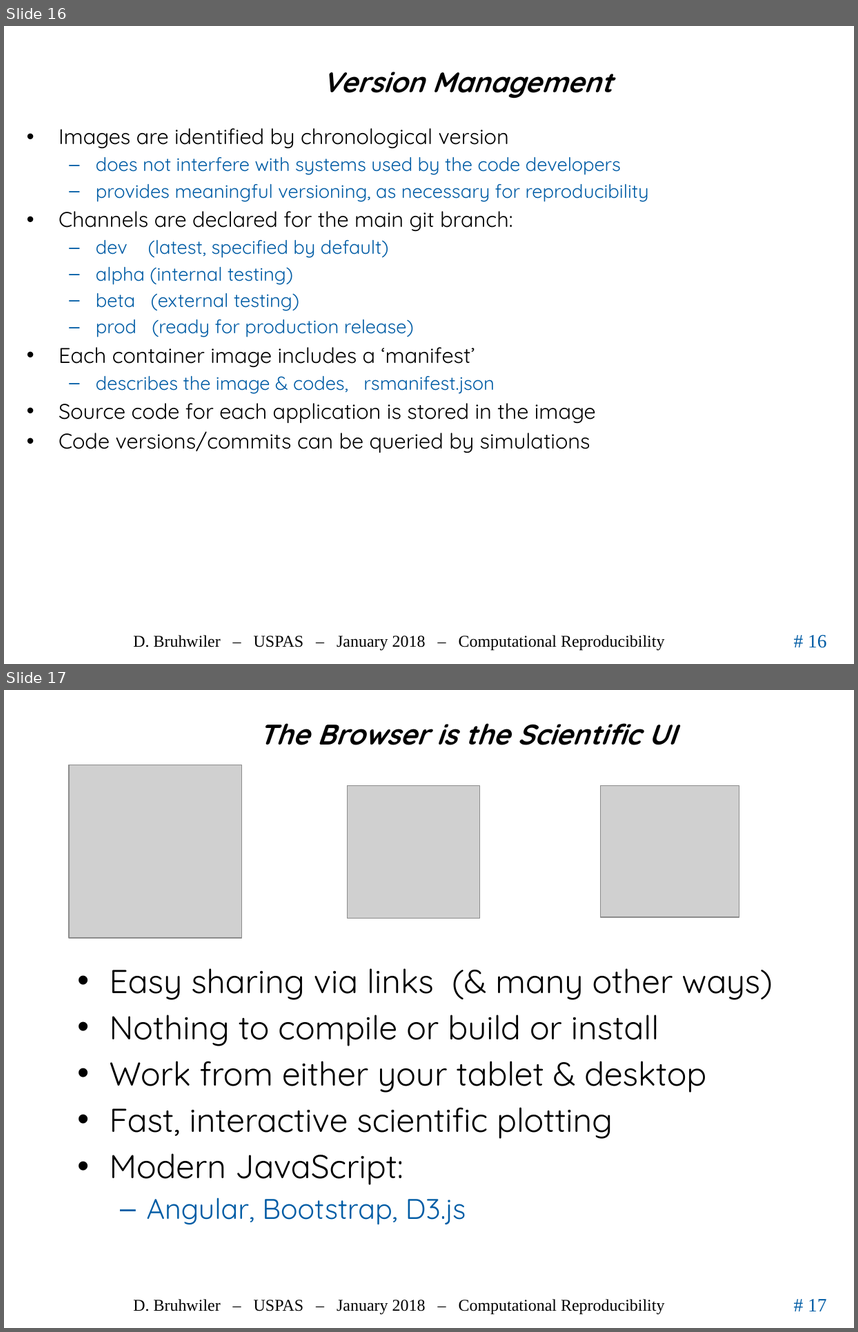
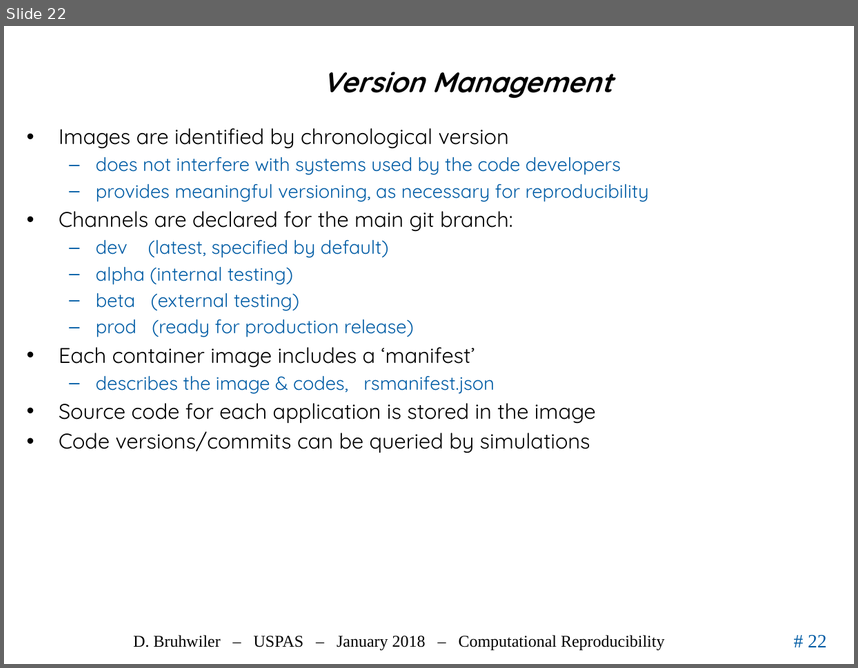
Before and after one commit to uspas/simbeamplasma18, a slide deck: computational_reproducibility/lecture/2018_ComputationalReproducibility_Bruhwiler_USPAS.pptx. Shown one above the other, each under a label of ours: slides 16 and 17 before the commit, slide 22 after it. The pictures are 858x1332 and 858x668 pixels, drawn with LibreOffice and Linux fonts; fonts in the diff are those of the drawing; grey boxes stand for pictures; background and template pictures are left out. Boxes give left, top, right and bottom in pixels: in the first picture for what was removed or moved away, otherwise in the second. Text is boxed around its words. In the diff, an @@ line names an element or a change of style, - is before the commit and + after.

```diff
--- a/computational_reproducibility/lecture/2018_ComputationalReproducibility_Bruhwiler_USPAS.pptx
+++ b/computational_reproducibility/lecture/2018_ComputationalReproducibility_Bruhwiler_USPAS.pptx
@@ slide 17 removed at bbox=[4, 690, 854, 1328], background #FFFFFF; not listed: 3 template elements that a slide beside it also shows @@
@@ title removed at bbox=[259, 723, 676, 745] @@
-The Browser is the Scientific UI
@@ picture removed at bbox=[69, 765, 241, 938] @@
@@ picture removed at bbox=[348, 785, 480, 918] @@
@@ picture removed at bbox=[601, 785, 740, 917] @@
@@ text removed at bbox=[110, 968, 772, 1225] @@
-• Easy sharing via links (& many other ways)
-• Nothing to compile or build or install
-• Work from either your tablet & desktop
-• Fast, interactive scientific plotting
-• Modern JavaScript:
-  – Angular, Bootstrap, D3.js
@@ what was slide 16 is now slide 22 @@
@@ page number at bbox=[808, 635, 826, 647]: text changed @@
-# 16
+# 22
```
Also in this commit, not shown: 7 slides added, 1 other slide removed.
